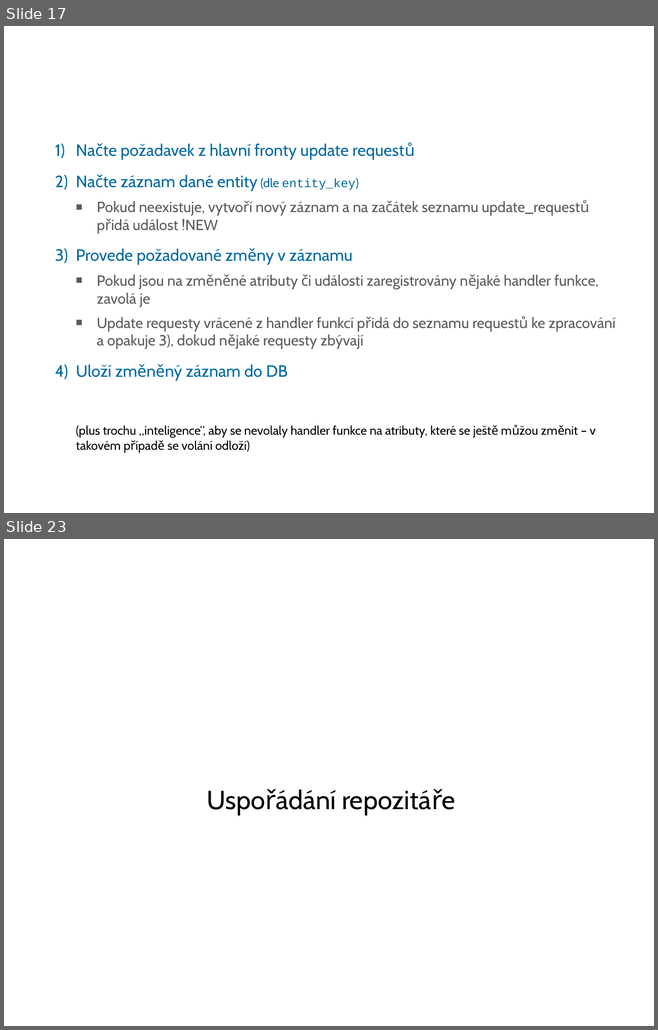
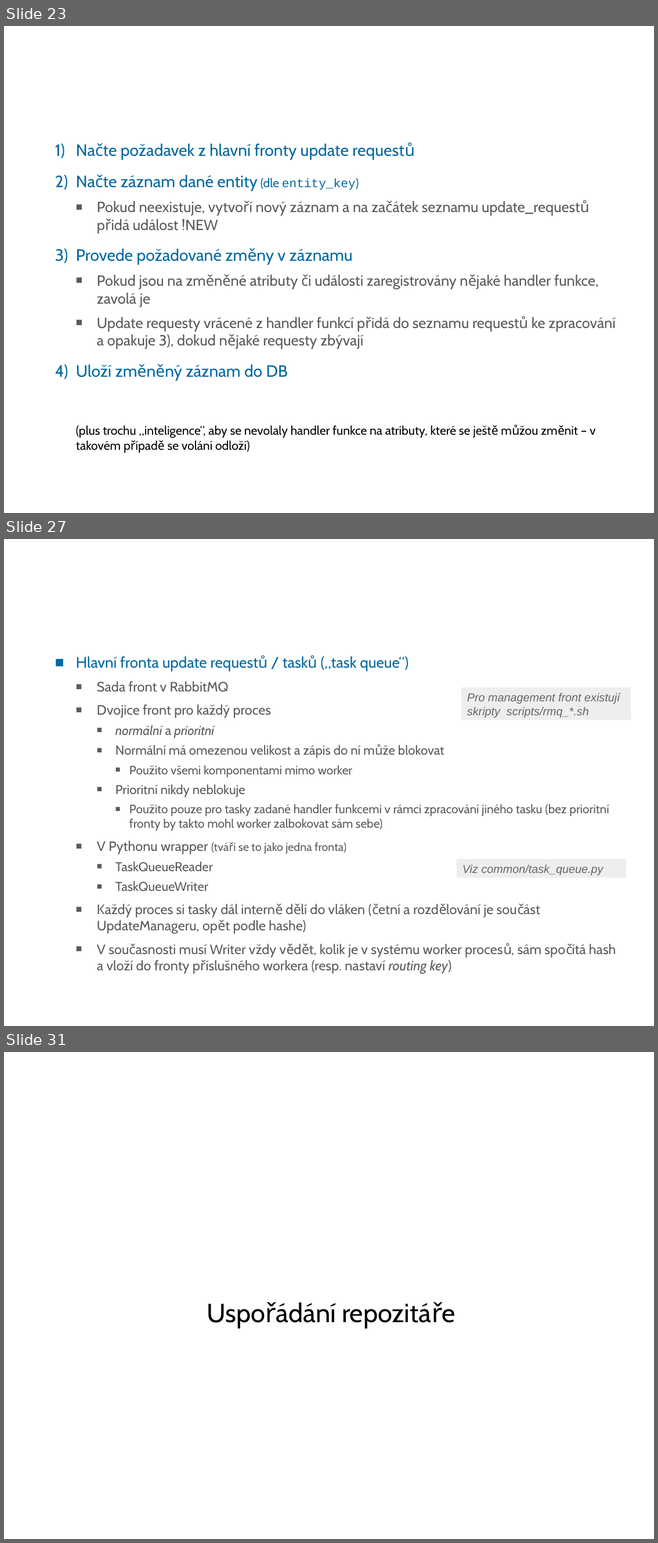
Before and after one commit to CESNET/NERD, a slide deck: doc/NERD_intro_for_developers_(CZ).odp. Shown one above the other, each under a label of ours: slides 17 and 23 before the commit, slides 23, 27 and 31 after it; the slides between them are not shown. The pictures are 658x1030 and 658x1543 pixels, drawn with LibreOffice and Linux fonts; fonts in the diff are those of the drawing; background and template pictures are left out. Boxes give left, top, right and bottom in pixels: in the first picture for what was removed or moved away, otherwise in the second. Text is boxed around its words. In the diff, an @@ line names an element or a change of style, - is before the commit and + after.

```diff
--- a/doc/NERD_intro_for_developers_(CZ).odp
+++ b/doc/NERD_intro_for_developers_(CZ).odp
@@ slide 27 added at <box>4,539,654,1026</box>, background #FFFFFF @@
@@ text added at <box>76,656,615,974</box>, 16.6 pt, text #5A5A5A @@
+■ Hlavní fronta update requestů / tasků („task queue“)
+  ■ Sada front v RabbitMQ
+  ■ Dvojice front pro každý proces
+    ■ normální a prioritní
+    ■ Normální má omezenou velikost a zápis do ní může blokovat
+      ■ Použito všemi komponentami mimo worker
+    ■ Prioritní nikdy neblokuje
+      ■ Použito pouze pro tasky zadané handler funkcemi v rámci zpracování jiného tasku (bez prioritní fronty by takto mohl worker zalbokovat sám sebe)
+  ■ V Pythonu wrapper (tváří se to jako jedna fronta)
+    ■ TaskQueueReader
+    ■ TaskQueueWriter
+  ■ Každý proces si tasky dál interně dělí do vláken (četní a rozdělování je součást UpdateManageru, opět podle hashe)
+  ■ V současnosti musí Writer vždy vědět, kolik je v systému worker procesů, sám spočítá hash a vloží do fronty příslušného workera (resp. nastaví routing key)
@@ title added at <box>120,656,159,668</box>, 34.7 pt, text #FFFFFF, bold @@
+Fronta událostí
@@ rectangle added at <box>462,687,630,720</box>, fill #EEEEEE, 14 pt, text #666666, italic @@
+Pro management front existují skripty scripts/rmq_*.sh
@@ rectangle added at <box>457,859,626,878</box>, fill #EEEEEE, 14 pt, text #666666, italic @@
+Viz common/task_queue.py
@@ what was slide 17 is now slide 23 @@
@@ what was slide 23 is now slide 31 @@
```
Also in this commit, not shown: 12 slides changed, 10 other slides added, 10 slides removed, 1 other file.
